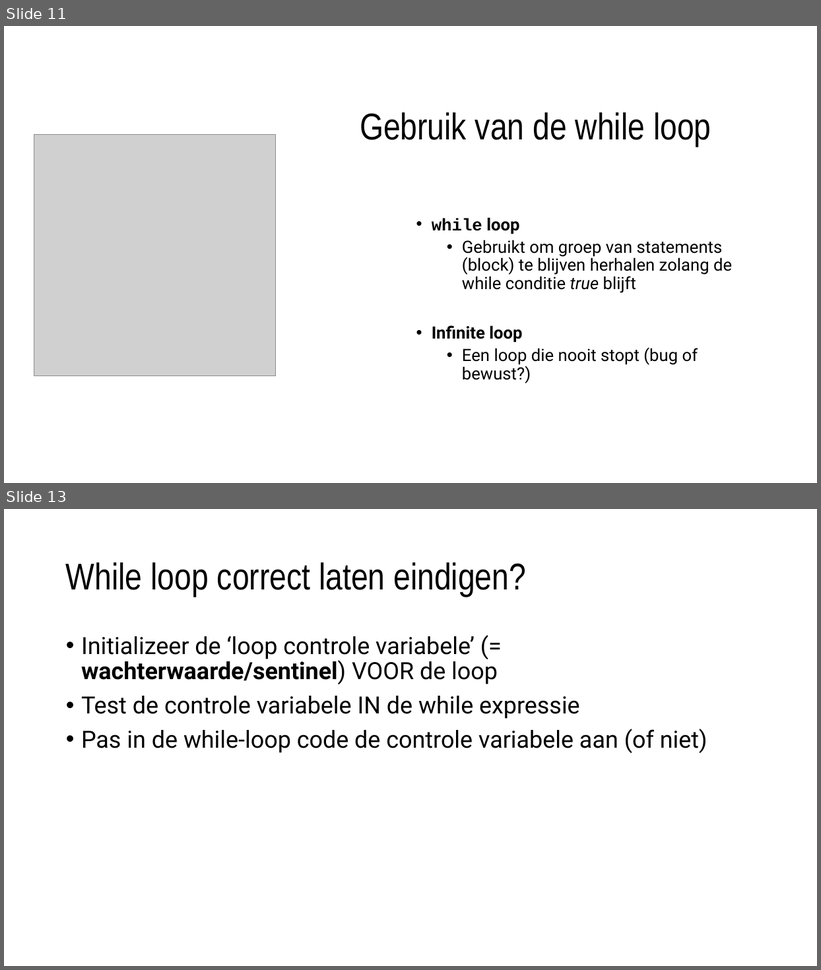
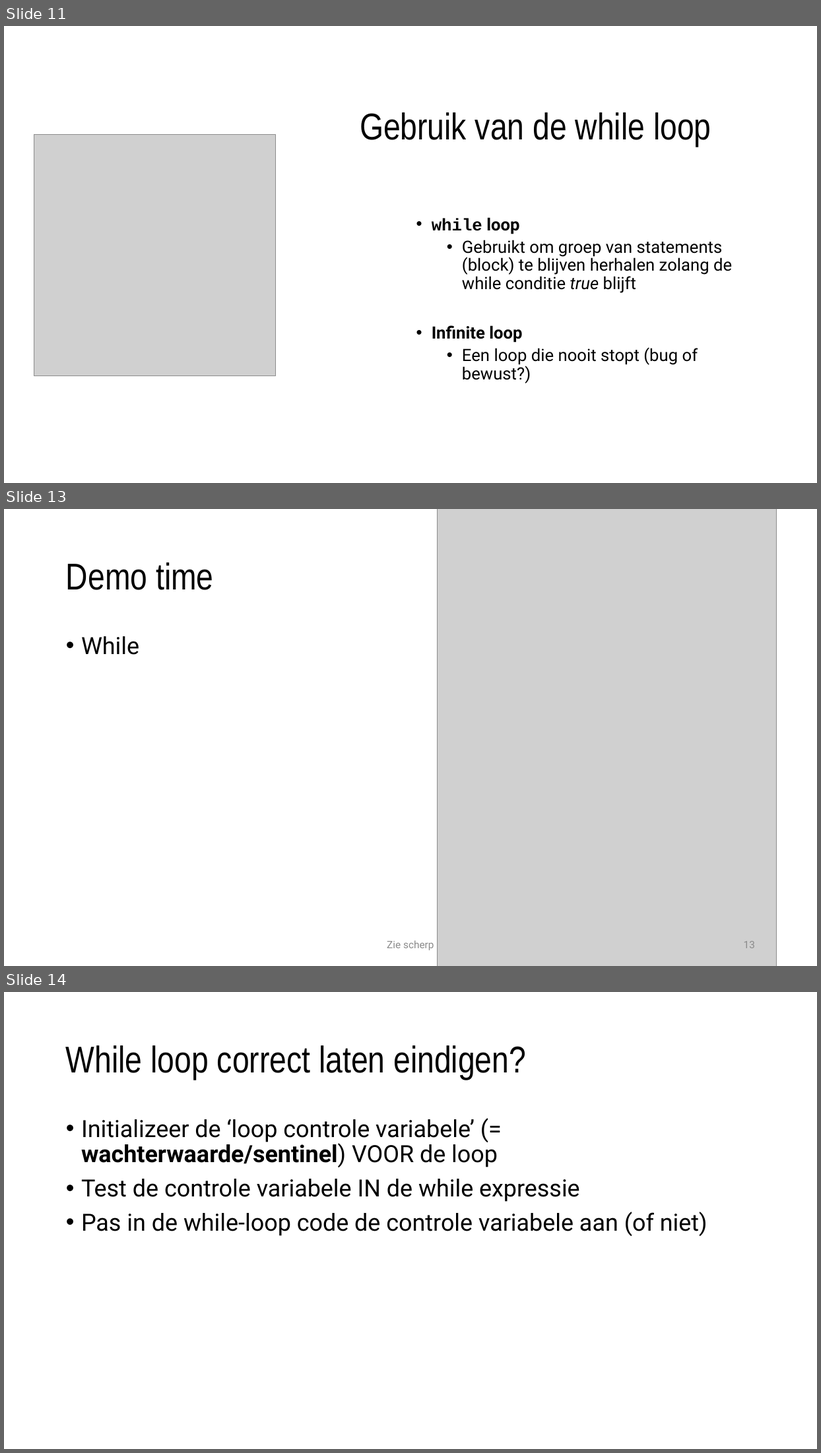
Before and after one commit to timdams/csharpbook, a slide deck: _SLIDES/2020_DEEL1/H6- Herhalingen/H6-herhalingen.pptx. Shown one above the other, each under a label of ours: slides 11 and 13 before the commit, slides 11, 13 and 14 after it; the slides between them are not shown. The pictures are 821x970 and 821x1453 pixels, drawn with LibreOffice and Linux fonts; fonts in the diff are those of the drawing; grey boxes stand for pictures; background and template pictures are left out. Boxes give left, top, right and bottom in pixels: in the first picture for what was removed or moved away, otherwise in the second. Text is boxed around its words. In the diff, an @@ line names an element or a change of style, - is before the commit and + after.

```diff
--- a/_SLIDES/2020_DEEL1/H6- Herhalingen/H6-herhalingen.pptx
+++ b/_SLIDES/2020_DEEL1/H6- Herhalingen/H6-herhalingen.pptx
@@ slide 13 added at (x1=4, y1=509, x2=817, y2=966), background #FFFFFF @@
@@ picture added at (x1=437, y1=509, x2=776, y2=966) @@
@@ title added at (x1=66, y1=562, x2=213, y2=590), 44 pt, text #000000 @@
+Demo time
@@ text added at (x1=81, y1=636, x2=139, y2=655), 28 pt, text #000000 @@
+• While
@@ text added at (x1=387, y1=941, x2=434, y2=951), 12 pt, text #8C8C8C @@
+Zie scherp
@@ page number added at (x1=744, y1=941, x2=755, y2=949), 12 pt, text #8C8C8C @@
+13
@@ what was slide 13 is now slide 14 @@
```
Also in this commit, not shown: 2 slides changed, 1 other slide added, 2 other files.
